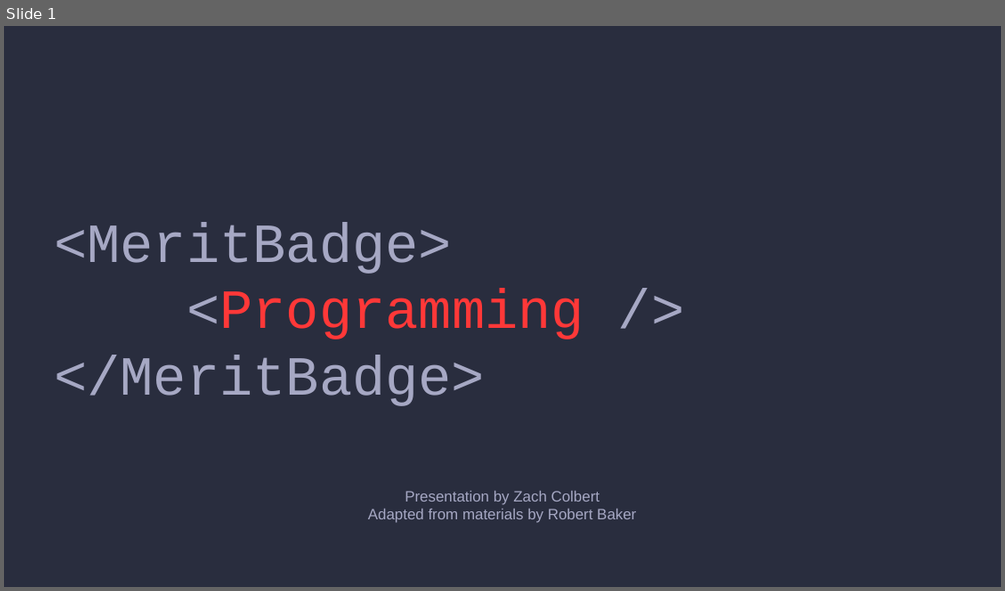
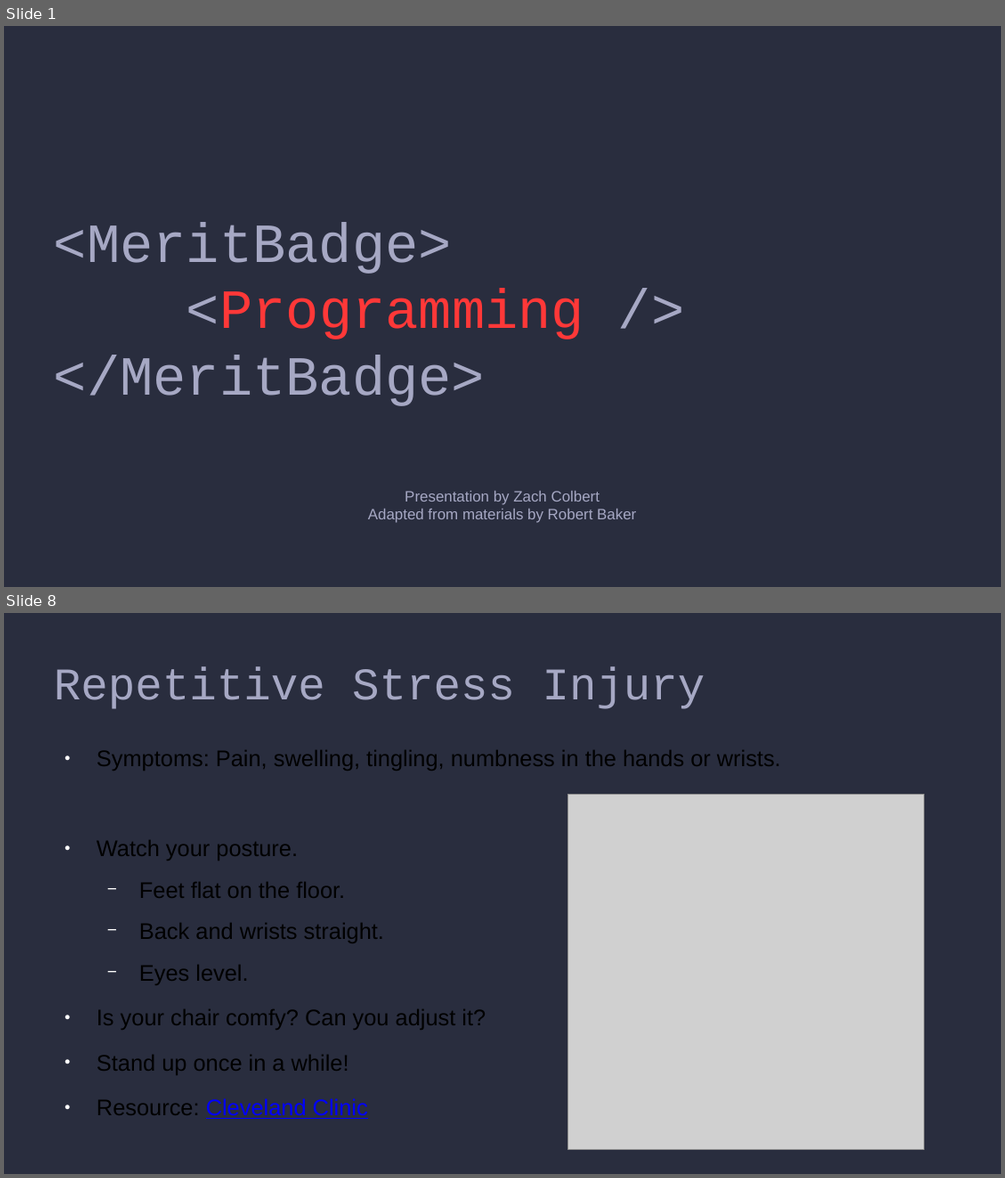
Before and after one commit to colbertz2/Programming-Merit-Badge, a slide deck: presentation.pptx. Shown one above the other, each under a label of ours: slide 1 before the commit, slides 1 and 8 after it; the slides between them are not shown. The pictures are 1005x591 and 1005x1178 pixels, drawn with LibreOffice and Linux fonts; fonts in the diff are those of the drawing; grey boxes stand for pictures. Boxes give left, top, right and bottom in pixels: in the first picture for what was removed or moved away, otherwise in the second. Text is boxed around its words. In the diff, an @@ line names an element or a change of style, - is before the commit and + after.

```diff
--- a/presentation.pptx
+++ b/presentation.pptx
@@ slide 8 added at <box>4,613,1001,1174</box>, background #292D3E @@
@@ text added at <box>54,667,705,709</box>, 36 pt, text #A6A8C4 @@
+Repetitive Stress Injury
@@ text added at <box>97,750,781,1119</box>, 18 pt, text #000000 @@
+● Symptoms: Pain, swelling, tingling, numbness in the hands or wrists.
+● Watch your posture.
+  − Feet flat on the floor.
+  − Back and wrists straight.
+  − Eyes level.
+● Is your chair comfy? Can you adjust it?
+● Stand up once in a while!
+● Resource: Cleveland Clinic
@@ picture added at <box>568,794,924,1150</box> @@
```
Also in this commit, not shown: 6 other slides added, 4 slides removed, 8 other files.
